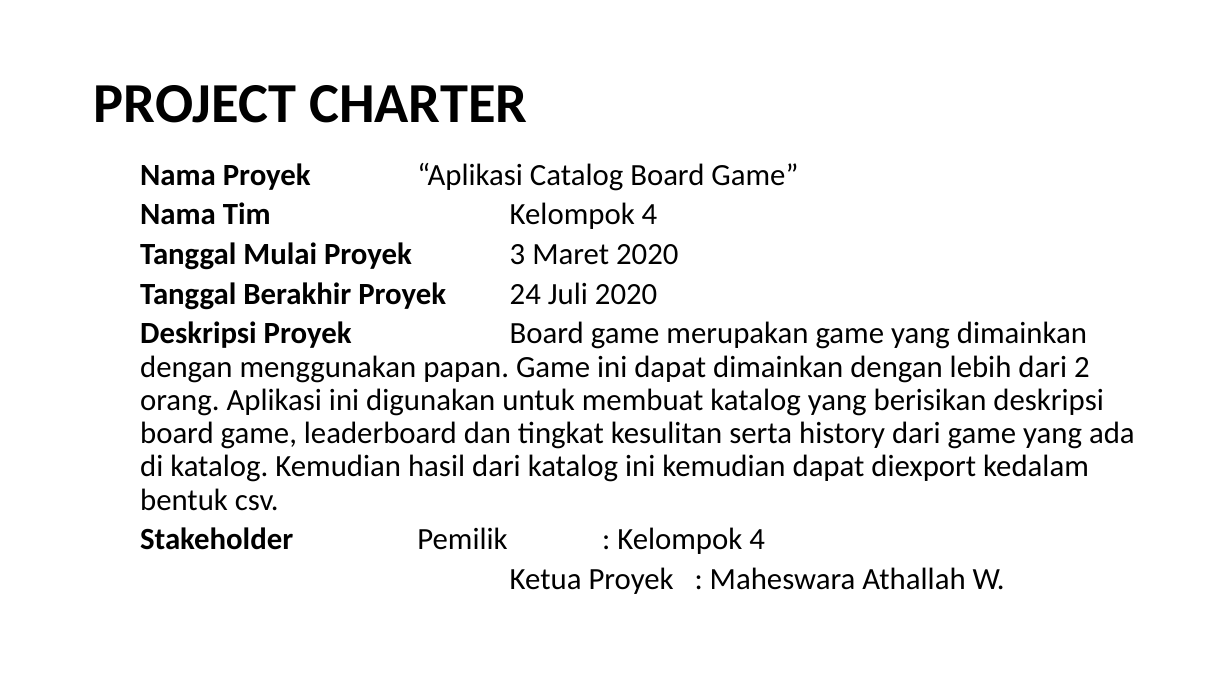
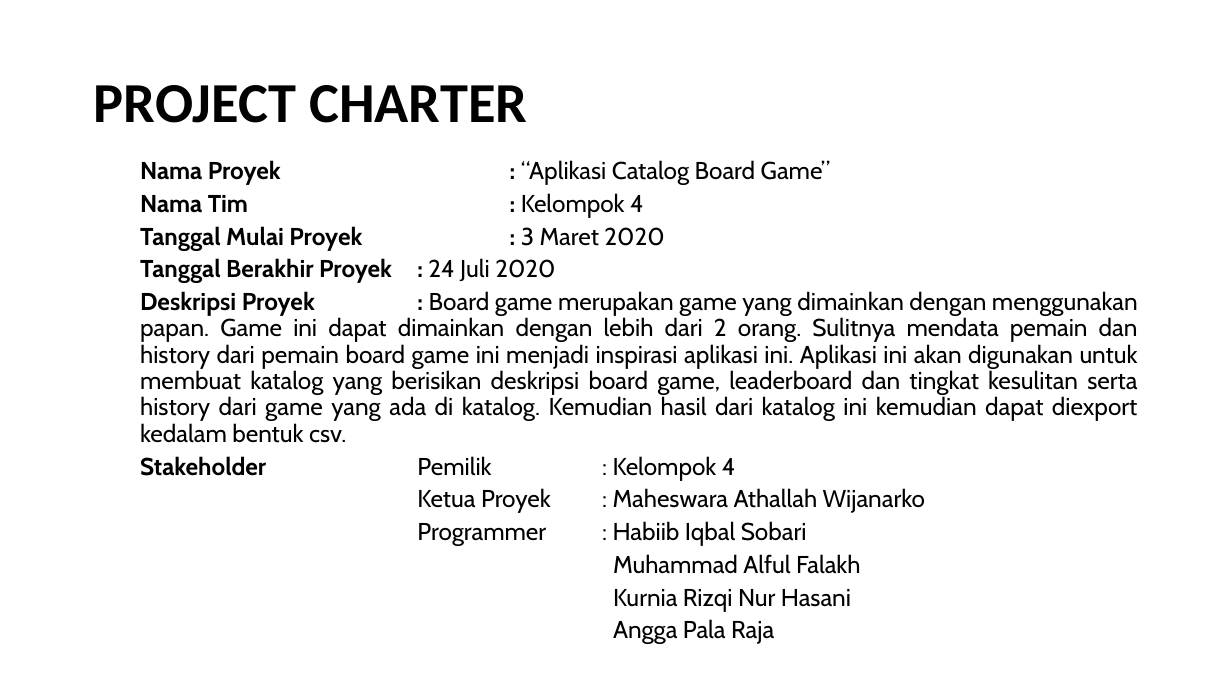
Before and after one commit to anggaraga1408/PPL4611, a slide deck: slide 2 of Aplikasi Catalog Board Game.pptx. Drawn at 1232x693 pixels with LibreOffice and Linux fonts; fonts in the diff are those of the drawing. Boxes give left, top, right and bottom in pixels: in the first picture for what was removed or moved away, otherwise in the second. Text is boxed around its words. In the diff, an @@ line names an element or a change of style, - is before the commit and + after.

```diff
--- a/Aplikasi Catalog Board Game.pptx
+++ b/Aplikasi Catalog Board Game.pptx
@@ text at (x1=140, y1=160, x2=1138, y2=443): text changed; size 24 to 19 pt; font Calibri to Cabin @@
-  Nama Proyek “Aplikasi Catalog Board Game”
-  Nama Tim Kelompok 4
-  Tanggal Mulai Proyek 3 Maret 2020
-  Tanggal Berakhir Proyek 24 Juli 2020
-  Deskripsi Proyek Board game merupakan game yang dimainkan dengan menggunakan papan. Game ini dapat dimainkan dengan lebih dari 2 orang. Aplikasi ini digunakan untuk membuat katalog yang berisikan deskripsi board game, leaderboard dan tingkat kesulitan serta history dari game yang ada di katalog. Kemudian hasil dari katalog ini kemudian dapat diexport kedalam bentuk csv.
+  Nama Proyek : “Aplikasi Catalog Board Game”
+  Nama Tim : Kelompok 4
+  Tanggal Mulai Proyek : 3 Maret 2020
+  Tanggal Berakhir Proyek : 24 Juli 2020
+  Deskripsi Proyek : Board game merupakan game yang dimainkan dengan menggunakan papan. Game ini dapat dimainkan dengan lebih dari 2 orang. Sulitnya mendata pemain dan history dari pemain board game ini menjadi inspirasi aplikasi ini. Aplikasi ini akan digunakan untuk membuat katalog yang berisikan deskripsi board game, leaderboard dan tingkat kesulitan serta history dari game yang ada di katalog. Kemudian hasil dari katalog ini kemudian dapat diexport kedalam bentuk csv.
@@ text at (x1=140, y1=456, x2=736, y2=481): size 24 to 19 pt, font Calibri to Cabin in "Stakeholder Pemilik : Kelompok 4"; alignment left to justified @@
@@ text at (x1=417, y1=488, x2=925, y2=644): text changed; size 24 to 19 pt; font Calibri to Cabin @@
-  Ketua Proyek : Maheswara Athallah W.
+  Ketua Proyek : Maheswara Athallah Wijanarko
+  Programmer : Habiib Iqbal Sobari
+  Muhammad Alful Falakh
+  Kurnia Rizqi Nur Hasani
+  Angga Pala Raja
```
Also in this commit, not shown: 2 other slides changed, 3 slides added, 1 other file.
